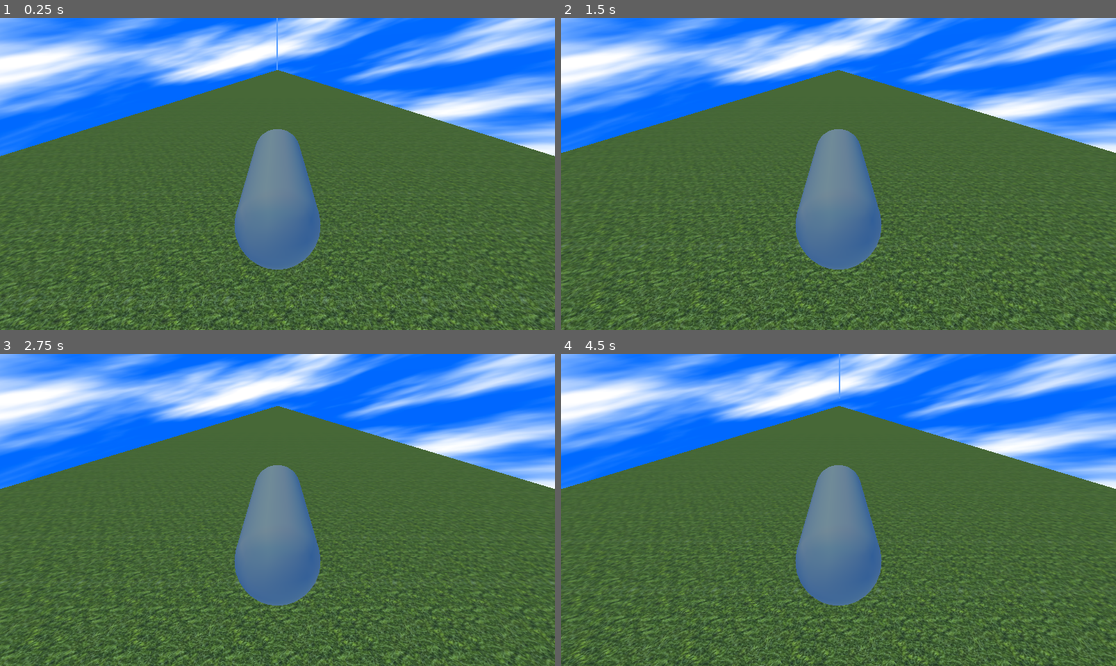
Above: before the commit, frames 1-4 (two rows, left to right).
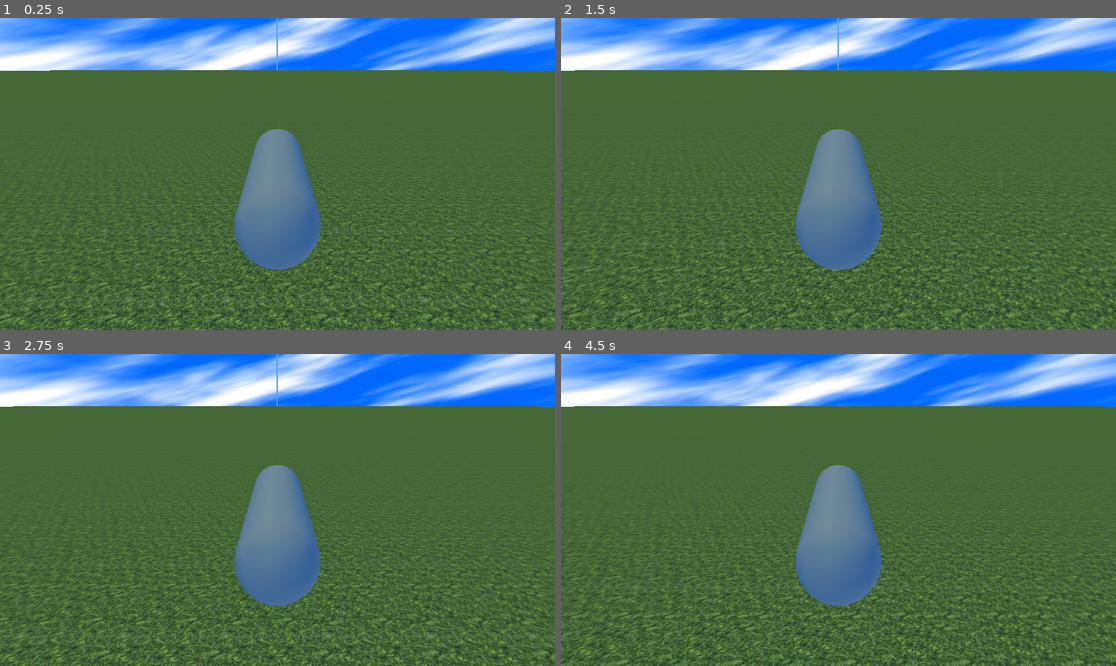
Above: after the commit, the same moments.

Repository: Chris-El-Hachem/plane-simulation
Game: Godot game, scene res://First Demo/world.tscn
Two runs of this game, one before a commit and one after it. Both use one fixed random seed, a clock stepped at 60 frames per second and the inputs below.
Inputs:
- Up to frame 1 (0.25 s): no input
- Up to frame 2 (1.5 s): hold W (thrust) 0.53-1.28 s
- Up to frame 3 (2.75 s): hold W (thrust) from 2.03 s (still down)
- Up to frame 4 (4.5 s): release W (thrust) at 3.53 s

The runs differ from the first frame. In frame 1, 14% of the frame differs, in the area x 0-100%, y 16-45%; in frame 2, 25%, in the area x 0-100%, y 0-100%; in frame 3, 24%; in frame 4, 25%.

Commit message:
Aero surface class made
Now I have to figure out how to set the surfaces up properly on a plane. I also need to solve an issue where the forces shoot to infinity (maybe from facing directly up)

Diff:
--- a/First Demo/plane.gd
+++ b/First Demo/plane.gd
@@ -1,49 +1,56 @@
 extends RigidBody3D
 
+var currentThrustMagnitude: float = 0
+var thrust: Vector3 = Vector3.ZERO
+const MAX_THRUST_MAGNITUDE: float = 2150 # N
 
-# Called when the node enters the scene tree for the first time.
-func _ready() -> void:
-	pass # Replace with function body.
+var wind: Vector3 = Vector3.ZERO
 
-# https://rnac.com.au/cessna-172/
-
-var currentThrustMagnitude : float = 0
-var thrust : Vector3 = Vector3.ZERO
-const MAX_THRUST_MAGNITUDE : float = 2150 # N
-
-var frictionCoefficient : float = 0.0319
-#const AIR_DENSITY : float = 1.225 # kg/m^3
-const DRAG_AREA : float = 0.52 # m^2
-var forwardVelocitySquared : float = 0 # m/s
-var drag : Vector3 = Vector3.ZERO
-
-const WING_AREA : float = 16.17 # m^2
-var liftCoefficient = 1.6
-var lift: Vector3 = Vector3.ZERO
-
-func rho(h: float) -> float:
+func air_density(height: float) -> float:
 	# https://physics.stackexchange.com/questions/299907/air-density-as-a-function-of-altitude-only
 	const T_0 = 288.16 # K
 	const alpha = 0.0065 # K/m
-	var T = T_0 - alpha * h # K
-	const rho_0 = 1.225 # kg/m^2
+	var T: float = T_0 - alpha * height # K
+	const air_density_sea_level = 1.225 # kg/m^2
 	const n = 5.2561
-	return rho_0 * (T/T_0) ** (n-1)
-# Called every frame. 'delta' is the elapsed time since the previous frame.
-func _process(delta: float) -> void:
+	return air_density_sea_level * pow(T/T_0, n-1)
+
+func _physics_process(delta: float) -> void:
+	var forward: Vector3 = -global_transform.basis.z
+
+	# Thrust
 	if Input.is_action_pressed("thrust"):
 		currentThrustMagnitude = MAX_THRUST_MAGNITUDE
 	else:
 		currentThrustMagnitude = 0
+	thrust = currentThrustMagnitude * forward
 
-	forwardVelocitySquared = linear_velocity.dot(Vector3.FORWARD)**2
-	thrust = currentThrustMagnitude * Vector3.FORWARD
-	drag = 0.5 * rho(position.y) * frictionCoefficient * DRAG_AREA * forwardVelocitySquared * Vector3.BACK
-	lift = 0.5 * rho(position.y) * liftCoefficient * WING_AREA * forwardVelocitySquared * Vector3.UP
+	var sum_of_forces: Vector3 = thrust
+	var sum_of_torques: Vector3 = Vector3.ZERO
+
+	var world_flow_velocity: Vector3 = -linear_velocity + wind
+
+	for surface in $Surfaces.get_children():
+
+		var inverse_global_transform = global_transform.inverse()
+		var lift_direction = inverse_global_transform.basis * surface.global_transform.basis.y
+		var drag_direction = inverse_global_transform.basis * surface.global_transform.basis.z
+		var moment_direction = inverse_global_transform.basis * -surface.global_transform.basis.x
+
+		var local_flow_velocity: Vector3 = surface.global_transform.inverse().basis * (world_flow_velocity - angular_velocity.cross(surface.position))
+		local_flow_velocity.x = 0
+
+		var forces: Vector3 = surface.calculate_forces(local_flow_velocity, air_density(position.y))
+
+		var lift: Vector3 = forces.x * lift_direction
+		#print(forces.x)
+		var drag: Vector3 = forces.y * drag_direction
+		var moment: Vector3 = forces.z * moment_direction
+		print("forces" + str(forces))
+
+		sum_of_forces += lift + drag
+		sum_of_torques += moment + surface.position.cross(lift + drag)
+
 	print(linear_velocity)
-	print(thrust)
-	print(drag)
-	print(lift)
-	apply_central_force(thrust + drag + lift)
-
-	#print(constant_force)
+	apply_central_force(sum_of_forces)
+	apply_torque(sum_of_torques)
--- a/First Demo/world.tscn
+++ b/First Demo/world.tscn
@@ -1,8 +1,9 @@
-[gd_scene load_steps=16 format=3 uid="uid://dcyuy1jo0ak38"]
+[gd_scene load_steps=17 format=3 uid="uid://dcyuy1jo0ak38"]
 
 [ext_resource type="Shader" uid="uid://347be65eb0n1" path="res://custom_sky.tres" id="1_5pp3d"]
 [ext_resource type="Texture2D" uid="uid://d3yydsb4jf73m" path="res://grass.jpg" id="2_bdlyh"]
 [ext_resource type="Script" uid="uid://b72g2uoh6fsjj" path="res://First Demo/plane.gd" id="3_5c78l"]
+[ext_resource type="Script" uid="uid://ddq8skmkptdx0" path="res://aero_surface.gd" id="4_3puiv"]
 
 [sub_resource type="Gradient" id="Gradient_bdlyh"]
 interpolation_mode = 2
@@ -39,17 +40,17 @@
 
 [sub_resource type="BoxMesh" id="BoxMesh_5pp3d"]
 material = SubResource("StandardMaterial3D_5c78l")
-size = Vector3(50, 1, 7000)
+size = Vector3(7000, 1, 7000)
 
 [sub_resource type="BoxShape3D" id="BoxShape3D_bdlyh"]
-size = Vector3(50, 1, 7000)
+size = Vector3(7000, 1, 7000)
 
 [sub_resource type="CapsuleMesh" id="CapsuleMesh_3puiv"]
 radius = 1.5
 height = 10.0
 
 [sub_resource type="BoxShape3D" id="BoxShape3D_0ct1b"]
-size = Vector3(3, 1, 3)
+size = Vector3(3, 1, 9.377319)
 
 [node name="World" type="Node"]
 
@@ -69,7 +70,7 @@
 
 [node name="Plane" type="RigidBody3D" parent="."]
 transform = Transform3D(1, 0, 0, 0, 1, 0, 0, 0, 1, 0, 2.8585615, 0)
-mass = 743.0
+mass = 200.0
 linear_damp_mode = 1
 angular_damp_mode = 1
 script = ExtResource("3_5c78l")
@@ -82,5 +83,33 @@
 mesh = SubResource("CapsuleMesh_3puiv")
 
 [node name="CollisionShape3D" type="CollisionShape3D" parent="Plane"]
-transform = Transform3D(1, 0, 0, 0, 1, 0, 0, 0, 1, 0, -1.3299847, 0)
+transform = Transform3D(1, 0, 0, 0, 1, 0, 0, 0, 1, 0, -1.3299847, -0.093566895)
 shape = SubResource("BoxShape3D_0ct1b")
+
+[node name="Surfaces" type="Node3D" parent="Plane"]
+
+[node name="LeftWing" type="Node3D" parent="Plane/Surfaces"]
+transform = Transform3D(1, 0, 0, 0, 1, 0, 0, 0, 1, -3.5, 0, 0.2)
+script = ExtResource("4_3puiv")
+chord = 2.0
+span = 4.0
+metadata/_custom_type_script = "uid://ddq8skmkptdx0"
+
+[node name="LeftTail" type="Node3D" parent="Plane/Surfaces"]
+transform = Transform3D(-1, 7.642742e-15, 8.742278e-08, 0, -1, 8.742278e-08, 8.742278e-08, 8.742278e-08, 1, -2.2, 1, 3.3)
+script = ExtResource("4_3puiv")
+span = 2.0
+metadata/_custom_type_script = "uid://ddq8skmkptdx0"
+
+[node name="RightWing" type="Node3D" parent="Plane/Surfaces"]
+transform = Transform3D(1, 0, 0, 0, 1, 0, 0, 0, 1, 3.5, 0, 0.2)
+script = ExtResource("4_3puiv")
+chord = 2.0
+span = 4.0
+metadata/_custom_type_script = "uid://ddq8skmkptdx0"
+
+[node name="RightTail" type="Node3D" parent="Plane/Surfaces"]
+transform = Transform3D(-1, 7.642742e-15, 8.742278e-08, 0, -1, 8.742278e-08, 8.742278e-08, 8.742278e-08, 1, 2.2, 1, 3.3)
+script = ExtResource("4_3puiv")
+span = 2.0
+metadata/_custom_type_script = "uid://ddq8skmkptdx0"
--- /dev/null
+++ b/aero_surface.gd
@@ -0,0 +1,178 @@
+@tool
+extends Node3D
+class_name AeroSurface
+
+# Credit to "Jump Trajectory"/"gasgiant"
+# https://github.com/gasgiant/Aircraft-Physics
+# https://www.youtube.com/watch?v=p3jDJ9FtTyM
+
+# Inherent wing parameters that affect lift/drag/moment
+@export var lift_slope: float = 6.28
+@export var skin_friction: float = 0.02
+@export var zero_lift_aoa_deg: float = 0.0
+@export_range(0, 90) var high_stall_angle_deg: float = 15.0
+@export_range(-90, 0) var low_stall_angle_deg: float = -15.0
+@export var chord: float = 1.0:
+	set(value):
+		chord = value
+		_update_surface(chord, flap_fraction, span)
+@export_range(0.0, 0.4) var flap_fraction: float = 0.0:
+	set(value):
+		flap_fraction = value
+		_update_surface(chord, flap_fraction, span)
+@export var span: float = 1.0:
+	set(value):
+		span = value
+		_update_surface(chord, flap_fraction, span)
+var aspect_ratio: float = span/chord
+
+# Flap parameters
+@export var max_flap_angle_deg: float = 50.0
+@export var min_flap_angle_deg: float = -50.0
+var _flap_angle_rad: float = 0.0
+
+# Surface display for editor
+var surface_mesh_instance: MeshInstance3D = MeshInstance3D.new()
+var surface_mesh: BoxMesh = BoxMesh.new()
+var control_mesh_instance: MeshInstance3D = MeshInstance3D.new()
+var control_mesh: BoxMesh = BoxMesh.new()
+
+func _ready() -> void:
+	if Engine.is_editor_hint():
+		_display_surface(chord, flap_fraction, span)
+
+func _display_surface(new_chord: float, new_flap_fraction: float, new_span: float) -> void:
+	surface_mesh.size = Vector3(new_span, 0.1, new_chord * (1 - new_flap_fraction))
+	var surface_material: StandardMaterial3D = StandardMaterial3D.new()
+	var surface_color: Color = Color(0.0, 0.8, 1.0, 1.0)
+	surface_material.albedo_color = surface_color
+	surface_mesh.material = surface_material
+	surface_mesh_instance.mesh = surface_mesh
+	add_child(surface_mesh_instance)
+	surface_mesh_instance.position = Vector3(0, 0, -new_chord * new_flap_fraction / 2)
+
+	control_mesh.size = Vector3(new_span, 0.1, new_chord * new_flap_fraction)
+	var control_material: StandardMaterial3D = StandardMaterial3D.new()
+	var control_color: Color = Color(1.0, 0.7, 0.0, 1.0)
+	control_material.albedo_color = control_color
+	control_mesh.material = control_material
+	control_mesh_instance.mesh = control_mesh
+	add_child(control_mesh_instance)
+	control_mesh_instance.position = Vector3(0, 0, new_chord * (1 - new_flap_fraction) / 2)
+
+func _update_surface(new_chord: float, new_flap_fraction: float, new_span: float) -> void:
+	surface_mesh.size = Vector3(new_span, 0.1, new_chord * (1 - new_flap_fraction))
+	surface_mesh_instance.position = Vector3(0, 0, -new_chord * new_flap_fraction / 2)
+
+	control_mesh.size = Vector3(new_span, 0.1, new_chord * new_flap_fraction)
+	control_mesh_instance.position = Vector3(0, 0, new_chord * (1 - new_flap_fraction) / 2)
+
+func set_flap_angle(angle: float) -> void:
+	_flap_angle_rad = clamp(angle, deg_to_rad(min_flap_angle_deg), deg_to_rad(max_flap_angle_deg))
+
+func calculate_forces(local_flow_velocity: Vector3, air_density: float) -> Vector3:
+	var forces: Vector3 = Vector3.ZERO
+	var corrected_lift_slope: float = lift_slope * aspect_ratio / (aspect_ratio + 2 * (aspect_ratio + 4) / (aspect_ratio + 2))
+
+	var theta: float = acos(2 * flap_fraction - 1)
+	var flap_effectiveness: float = 1 - (theta - sin(theta)) / PI
+	var delta_lift: float = corrected_lift_slope * flap_effectiveness * _flap_effectiveness_correction(_flap_angle_rad) * _flap_angle_rad
+
+	var zero_lift_aoa_rad: float = deg_to_rad(zero_lift_aoa_deg) - delta_lift / corrected_lift_slope
+	var zero_lift_aoa: float = zero_lift_aoa_rad - delta_lift / corrected_lift_slope
+
+	var high_stall_angle_rad: float = deg_to_rad(high_stall_angle_deg)
+	var low_stall_angle_rad: float = deg_to_rad(low_stall_angle_deg)
+
+	var cl_max_high: float = corrected_lift_slope * (high_stall_angle_rad - zero_lift_aoa_rad) + delta_lift * _lift_coefficient_max_fraction(flap_fraction)
+	var cl_max_low: float = corrected_lift_slope * (low_stall_angle_rad - zero_lift_aoa_rad) + delta_lift * _lift_coefficient_max_fraction(flap_fraction)
+
+	var stall_angle_high: float = zero_lift_aoa * cl_max_high / corrected_lift_slope
+	var stall_angle_low: float = zero_lift_aoa * cl_max_low / corrected_lift_slope
+
+	var area: float = chord * span
+	var dynamic_pressure: float = 0.5 * air_density * local_flow_velocity.length_squared()
+	var angle_of_attack: float = atan2(local_flow_velocity.y, -local_flow_velocity.z)
+
+	var coefficients: Vector3 = _calculate_coefficients(angle_of_attack, corrected_lift_slope, zero_lift_aoa, stall_angle_high, stall_angle_low)
+	forces = coefficients * dynamic_pressure * area
+	forces.z *= chord
+	return forces
+
+func _calculate_coefficients(angle_of_attack: float, corrected_lift_slope: float, zero_lift_aoa: float, stall_angle_high: float, stall_angle_low: float) -> Vector3:
+	var coefficients: Vector3
+
+	var padding_angle_high: float = deg_to_rad(lerp(15, 5, (rad_to_deg(_flap_angle_rad) - min_flap_angle_deg) / (max_flap_angle_deg - min_flap_angle_deg)))
+	var padding_angle_low: float = deg_to_rad(lerp(15, 5, (-rad_to_deg(_flap_angle_rad) - min_flap_angle_deg) / (max_flap_angle_deg - min_flap_angle_deg)))
+	var padded_stall_angle_high: float = stall_angle_high + padding_angle_high
+	var padded_stall_angle_low: float = stall_angle_low - padding_angle_low
+
+	if angle_of_attack < stall_angle_high and angle_of_attack > stall_angle_low:
+		coefficients = _calculate_coefficients_at_low_aoa(angle_of_attack, corrected_lift_slope, zero_lift_aoa)
+	elif angle_of_attack > padded_stall_angle_high or angle_of_attack < padded_stall_angle_low:
+		coefficients = _calculate_coefficients_at_stall(angle_of_attack, corrected_lift_slope, zero_lift_aoa, stall_angle_high, stall_angle_low)
+	else:
+		var coefficients_low: Vector3
+		var coefficients_stall: Vector3
+		var lerp_param: float
+		if angle_of_attack >= stall_angle_high:
+			coefficients_low = _calculate_coefficients_at_low_aoa(stall_angle_high, corrected_lift_slope, zero_lift_aoa)
+			coefficients_stall = _calculate_coefficients_at_stall(padded_stall_angle_high, corrected_lift_slope, zero_lift_aoa, stall_angle_high, stall_angle_low)
+			lerp_param = (angle_of_attack - stall_angle_high) / (padded_stall_angle_high - stall_angle_high)
+		else:
+			coefficients_low = _calculate_coefficients_at_low_aoa(stall_angle_low, corrected_lift_slope, zero_lift_aoa)
+			coefficients_stall = _calculate_coefficients_at_stall(padded_stall_angle_low, corrected_lift_slope, zero_lift_aoa, stall_angle_high, stall_angle_low)
+			lerp_param = (angle_of_attack - stall_angle_low) / (padded_stall_angle_low - stall_angle_low)
+		coefficients = coefficients_low.lerp(coefficients_stall, lerp_param)
+	return coefficients
+
+func _calculate_coefficients_at_low_aoa(angle_of_attack: float, corrected_lift_slope: float, zero_lift_aoa: float) -> Vector3:
+	var lift_coefficient: float = corrected_lift_slope * (angle_of_attack - zero_lift_aoa)
+	var induced_angle: float = lift_coefficient / (PI * aspect_ratio)
+	var effective_angle: float = angle_of_attack - zero_lift_aoa - induced_angle
+
+	var tangential_coefficient: float = skin_friction * cos(effective_angle)
+
+	var normal_coefficient: float = (lift_coefficient + sin(effective_angle) * tangential_coefficient) / cos(effective_angle)
+	var drag_coefficient: float = normal_coefficient * sin(effective_angle) + tangential_coefficient * cos(effective_angle)
+	var moment_coefficient: float = -normal_coefficient * _torque_coefficient_proportion(effective_angle)
+
+	return Vector3(lift_coefficient, drag_coefficient, moment_coefficient)
+
+func _calculate_coefficients_at_stall(angle_of_attack: float, corrected_lift_slope: float, zero_lift_aoa: float, stall_angle_high: float, stall_angle_low: float) -> Vector3:
+	var lift_coefficient_low_aoa: float
+	if angle_of_attack > stall_angle_high:
+		lift_coefficient_low_aoa = corrected_lift_slope * (stall_angle_high - zero_lift_aoa)
+	else:
+		lift_coefficient_low_aoa = corrected_lift_slope * (stall_angle_low - zero_lift_aoa)
+
+	var induced_angle: float = lift_coefficient_low_aoa / (PI * aspect_ratio)
+
+	var lerp_param: float
+	if angle_of_attack > stall_angle_high:
+		lerp_param = (PI/2 - clamp(angle_of_attack, -PI/2, PI/2)) / (PI/2 - stall_angle_high)
+	else:
+		lerp_param = (PI/2 - clamp(angle_of_attack, -PI/2, PI/2)) / (-PI/2 - stall_angle_low)
+	induced_angle = lerp(0.0, induced_angle, lerp_param)
+	var effective_angle: float = angle_of_attack - zero_lift_aoa - induced_angle
+
+	var normal_coefficient: float = _friction_at_90_degrees(_flap_angle_rad) * sin(effective_angle) * (1 / (0.56 + 0.44 * abs(sin(effective_angle)))) - 0.41 * (1 - exp(-17/aspect_ratio))
+	var tangential_coefficient: float = 0.5 * skin_friction * cos(effective_angle)
+
+	var lift_coefficient: float = normal_coefficient * cos(effective_angle) - tangential_coefficient * sin(effective_angle)
+	var drag_coefficient: float = normal_coefficient * sin(effective_angle) + tangential_coefficient * cos(effective_angle)
+	var moment_coefficient: float = -normal_coefficient * _torque_coefficient_proportion(effective_angle)
+
+	return Vector3(lift_coefficient, drag_coefficient, moment_coefficient)
+
+func _torque_coefficient_proportion(angle: float) -> float:
+	return 0.25 - 0.175 * (1.0 - 2.0 * abs(angle) / PI)
+
+func _friction_at_90_degrees(angle: float) -> float:
+	return 1.98 - 0.0426 * angle * angle + 0.21 * angle
+
+func _flap_effectiveness_correction(angle: float) -> float:
+	return lerp(0.8, 0.4, (rad_to_deg(abs(angle)) - 10.0)/50.0)
+
+func _lift_coefficient_max_fraction(fraction: float) -> float:
+	return clamp(1.0 - 0.5 * (fraction - 0.1) / 0.3, 0.0, 1.0)
Not shown, added: aero_surface.gd.uid
